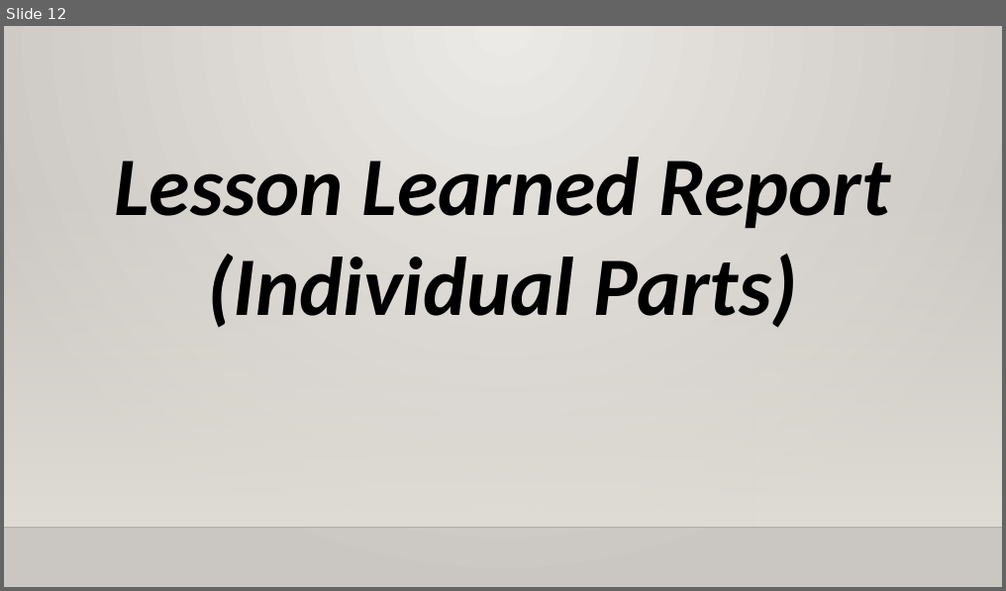
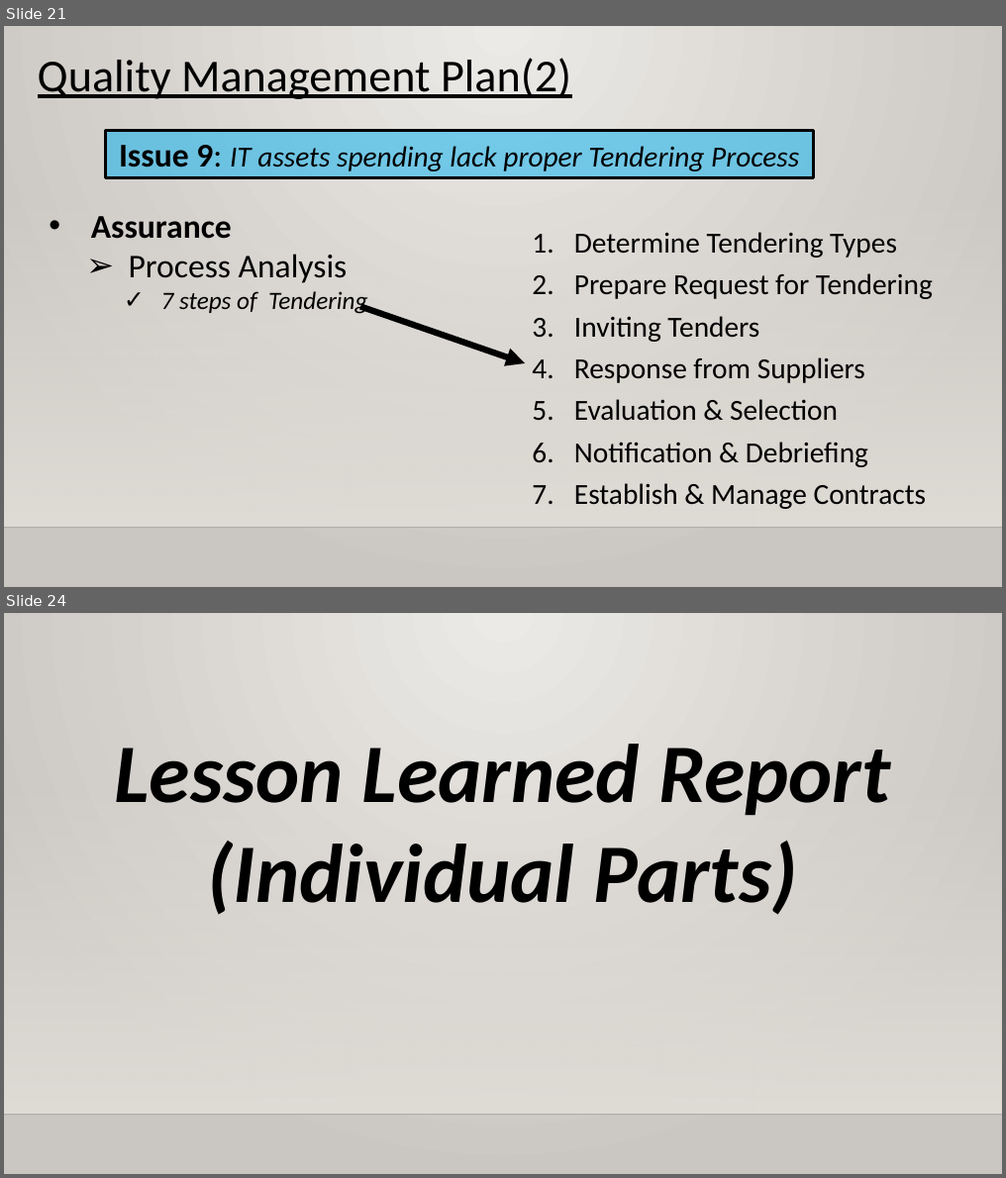
Before and after one commit to XtremisStudio/Project-Management, a slide deck: PRMGT_Presentation_Template.pptx. Shown one above the other, each under a label of ours: slide 12 before the commit, slides 21 and 24 after it; the slides between them are not shown. The pictures are 1006x591 and 1006x1178 pixels, drawn with LibreOffice and Linux fonts; fonts in the diff are those of the drawing; background and template pictures are left out. Boxes give left, top, right and bottom in pixels: in the first picture for what was removed or moved away, otherwise in the second. Text is boxed around its words. In the diff, an @@ line names an element or a change of style, - is before the commit and + after.

```diff
--- a/PRMGT_Presentation_Template.pptx
+++ b/PRMGT_Presentation_Template.pptx
@@ slide 21 added at <box>4,26,1002,587</box>, background gradient #ECEAE7 to #CAC7C1; not listed: 2 template elements that a slide beside it also shows @@
@@ text added at <box>38,58,571,99</box>, 44 pt, text #000000, underline @@
+Quality Management Plan(2)
@@ rectangle added at <box>105,130,813,178</box>, fill #00B0F0 at 50% opacity, outline #000000 3 pt, 28 pt, text #000000, italic @@
+Issue 9: IT assets spending lack proper Tendering Process
@@ text added at <box>91,216,367,314</box>, 32 pt, text #000000 @@
+• Assurance
+  ➢ Process Analysis
+    ✓ 7 steps of Tendering
@@ text added at <box>574,232,933,509</box>, 28 pt, text #000000 @@
+1. Determine Tendering Types
+2. Prepare Request for Tendering
+3. Inviting Tenders
+4. Response from Suppliers
+5. Evaluation & Selection
+6. Notification & Debriefing
+7. Establish & Manage Contracts
@@ arrow added from (360, 307) to (525, 364), #000000 6 pt @@
@@ what was slide 12 is now slide 24 @@
```
Also in this commit, not shown: 12 slides changed, 13 other slides added, 3 other files.
